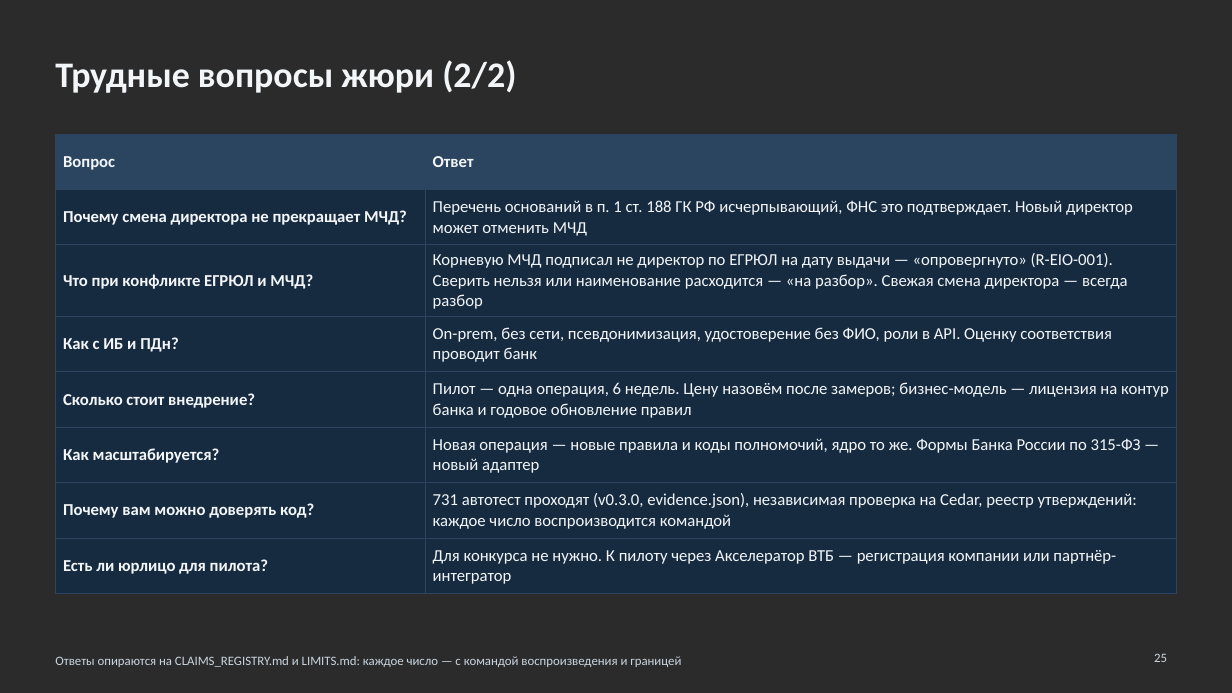
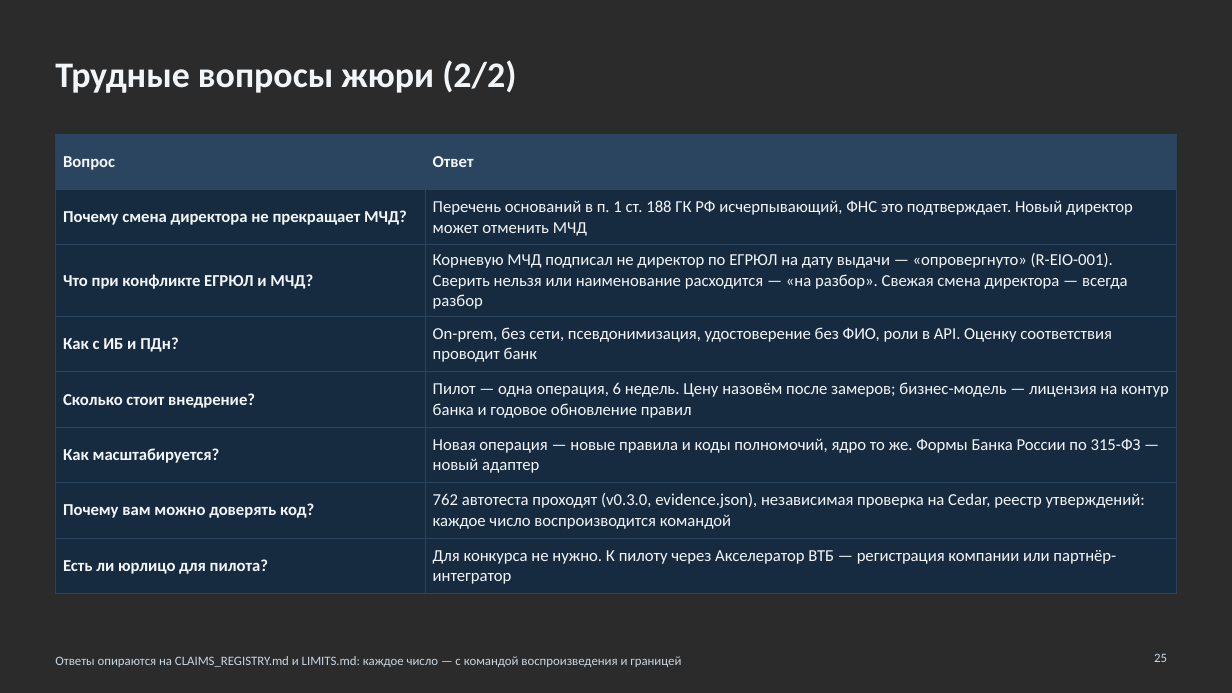
Before and after one commit to KonkovDV/Mandat, a slide deck: slide 25 of submission/slides/Mandat_VTB.pptx. Drawn at 1232x693 pixels with LibreOffice and Linux fonts; fonts in the diff are those of the drawing; background and template pictures are left out; a plain dark background stands for a picture behind light text. Boxes give left, top, right and bottom in pixels: in the first picture for what was removed or moved away, otherwise in the second. Text is boxed around its words. In the diff, an @@ line names an element or a change of style, - is before the commit and + after.

Commit message:
R3: external journal anchor (file/webhook/RFC 3161/Rekor), hash-pinned pip and CI tools, Redis load: TCP_NODELAY with --workers, journal catch-up across processes, load harness stderr fix; docs, evidence (762 tests), deck

```diff
--- a/submission/slides/Mandat_VTB.pptx
+++ b/submission/slides/Mandat_VTB.pptx
@@ table at (55, 134, 1177, 588) @@
-row 7, column 2: 731 автотест проходят (v0.3.0, evidence.json), независимая проверка на Cedar, реестр утверждений: каждое число воспроизводится командой
+row 7, column 2: 762 автотеста проходят (v0.3.0, evidence.json), независимая проверка на Cedar, реестр утверждений: каждое число воспроизводится командой
```
Also in this commit, not shown: 1 other slide changed, 28 other files.
